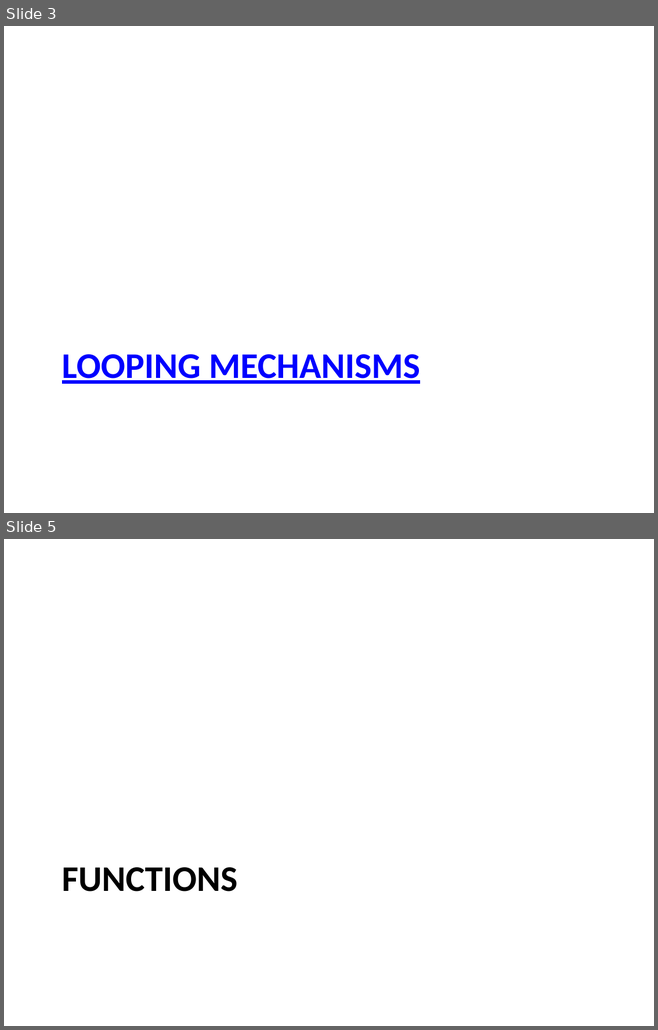
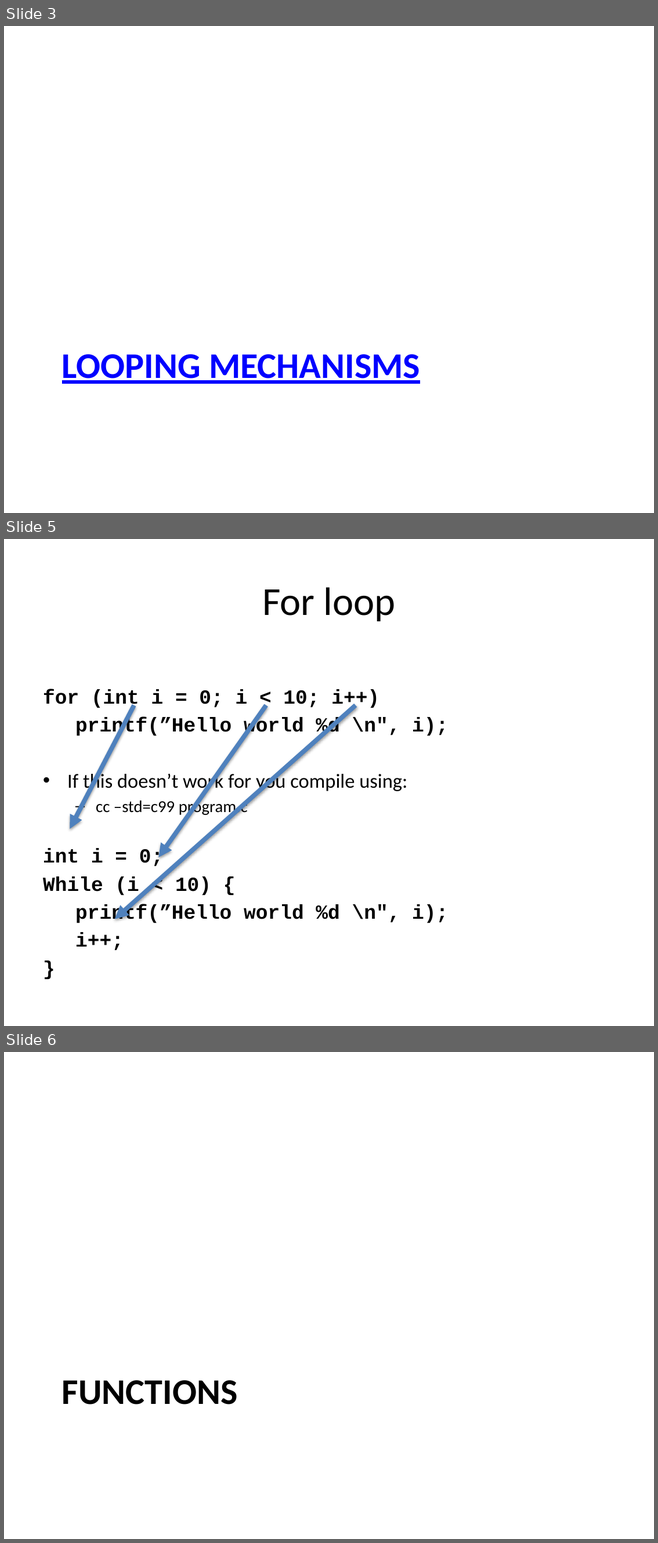
Before and after one commit to kinsidar/Spring2016, a slide deck: Slides/Lesson3.pptx. Shown one above the other, each under a label of ours: slides 3 and 5 before the commit, slides 3, 5 and 6 after it; the slides between them are not shown. The pictures are 658x1030 and 658x1543 pixels, drawn with LibreOffice and Linux fonts; fonts in the diff are those of the drawing. Boxes give left, top, right and bottom in pixels: in the first picture for what was removed or moved away, otherwise in the second. Text is boxed around its words. In the diff, an @@ line names an element or a change of style, - is before the commit and + after.

```diff
--- a/Slides/Lesson3.pptx
+++ b/Slides/Lesson3.pptx
@@ slide 5 added at (4, 539, 654, 1026), background #FFFFFF @@
@@ title added at (262, 587, 396, 621), 44 pt, text #000000 @@
+For loop
@@ text added at (43, 689, 448, 950), 22.2 pt, text #000000, bold @@
+for (int i = 0; i < 10; i++)
+printf(”Hello world %d \n", i);
+• If this doesn’t work for you compile using:
+  – cc –std=c99 program.c
+int i = 0;
+While (i < 10) {
+printf(”Hello world %d \n", i);
+i++;
+}
@@ arrow added from (134, 705) to (70, 829), #4F81BD 5 pt @@
@@ arrow added from (355, 705) to (114, 919), #4F81BD 5 pt @@
@@ arrow added from (266, 705) to (159, 857), #4F81BD 5 pt @@
@@ what was slide 5 is now slide 6 @@
```
Also in this commit, not shown: 5 slides changed, 10 other slides added, 1 other file.
